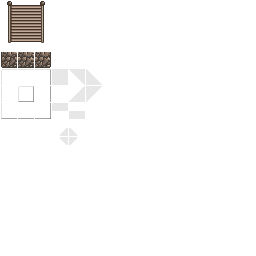
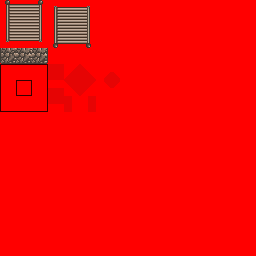
Layered file, before and after one edit (w=256, h=256). Changes by layer:
painted on "shadows" over (x1=48, y1=64, x2=120, y2=145)
"transparent things": opacity 50% → 79%, painted on it over (x1=0, y1=64, x2=51, y2=119)
renamed "Layer #1" to "stuff", painted on it over (x1=0, y1=0, x2=91, y2=68)
showed "Layer #2" over (x1=0, y1=0, x2=256, y2=256)
